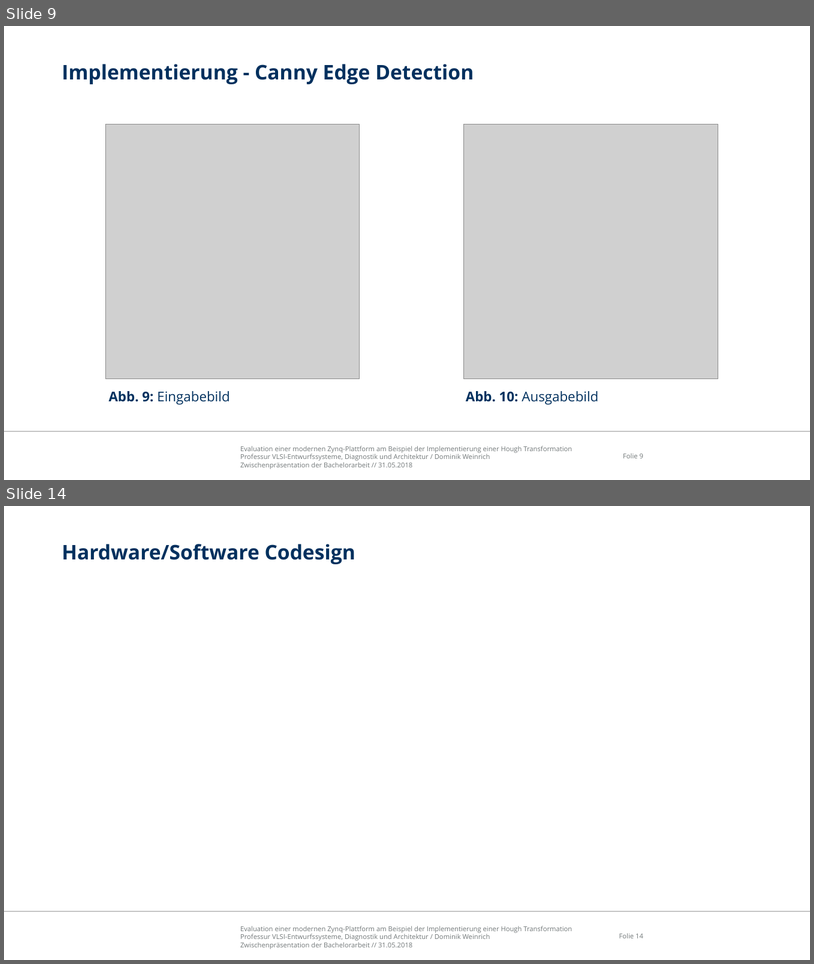
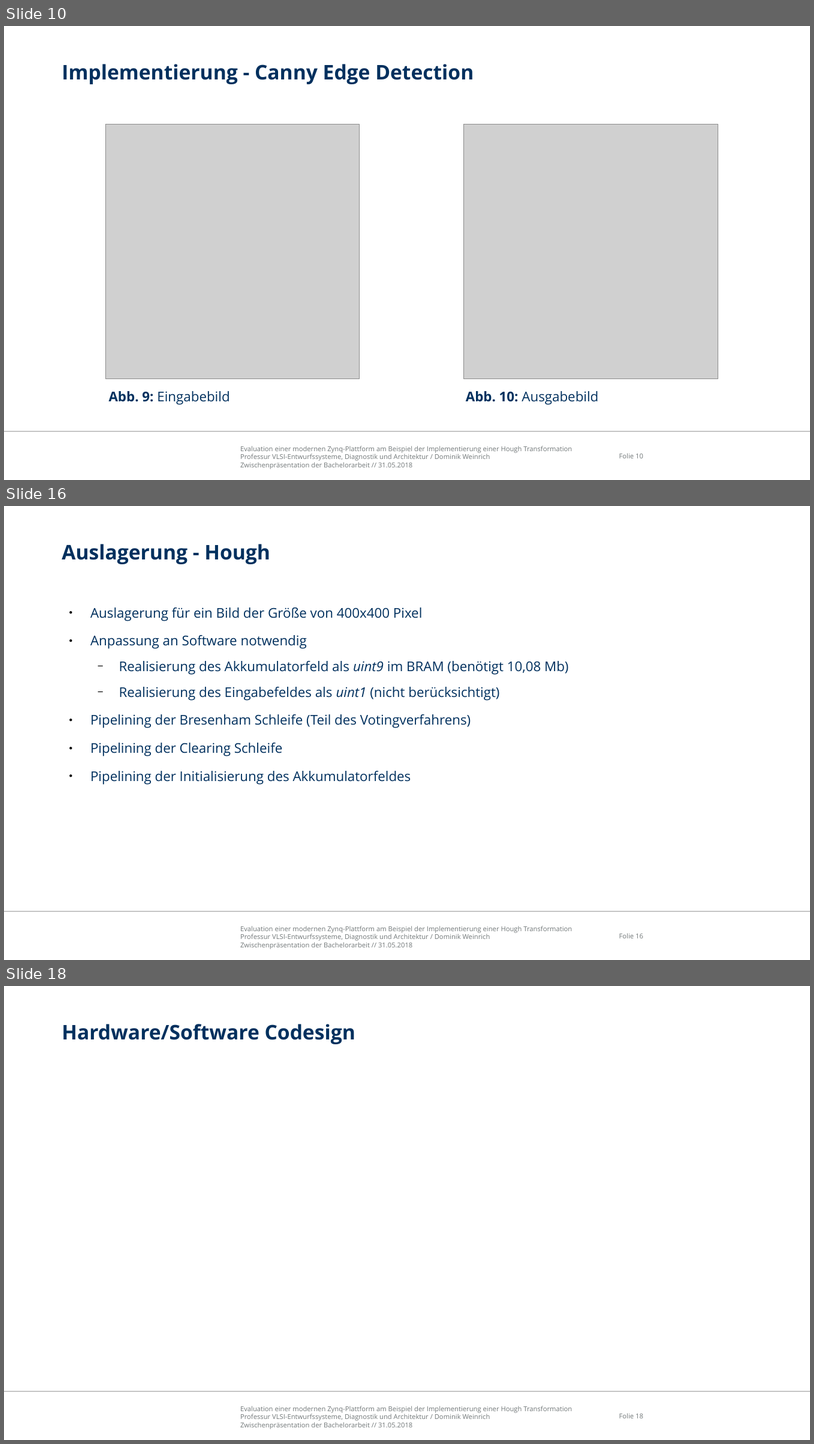
Before and after one commit to freeDom-/hough, a slide deck: Verteidigung/Verteidigung.odp. Shown one above the other, each under a label of ours: slides 9 and 14 before the commit, slides 10, 16 and 18 after it; the slides between them are not shown. The pictures are 814x964 and 814x1444 pixels, drawn with LibreOffice and Linux fonts; fonts in the diff are those of the drawing; grey boxes stand for pictures; background and template pictures are left out. Boxes give left, top, right and bottom in pixels: in the first picture for what was removed or moved away, otherwise in the second. Text is boxed around its words. In the diff, an @@ line names an element or a change of style, - is before the commit and + after.

```diff
--- a/Verteidigung/Verteidigung.odp
+++ b/Verteidigung/Verteidigung.odp
@@ slide 16 added at box(4, 506, 810, 960), background #FFFFFF; not listed: 3 template elements that a slide beside it also shows @@
@@ title added at box(62, 544, 270, 564), 24 pt, text #00305E, bold @@
+Auslagerung - Hough
@@ text added at box(90, 607, 569, 784), 16 pt, text #00305E @@
+● Auslagerung für ein Bild der Größe von 400x400 Pixel
+● Anpassung an Software notwendig
+  − Realisierung des Akkumulatorfeld als uint9 im BRAM (benötigt 10,08 Mb)
+  − Realisierung des Eingabefeldes als uint1 (nicht berücksichtigt)
+● Pipelining der Bresenham Schleife (Teil des Votingverfahrens)
+● Pipelining der Clearing Schleife
+● Pipelining der Initialisierung des Akkumulatorfeldes
@@ what was slide 9 is now slide 10 @@
@@ page number at box(620, 453, 644, 458): text changed @@
-Folie 9
+Folie 10
@@ what was slide 14 is now slide 18 @@
@@ page number at box(620, 1413, 644, 1418): text changed @@
-Folie 14
+Folie 18
```
Also in this commit, not shown: 3 slides changed, 5 other slides added, 2 slides removed, 2 other files.
